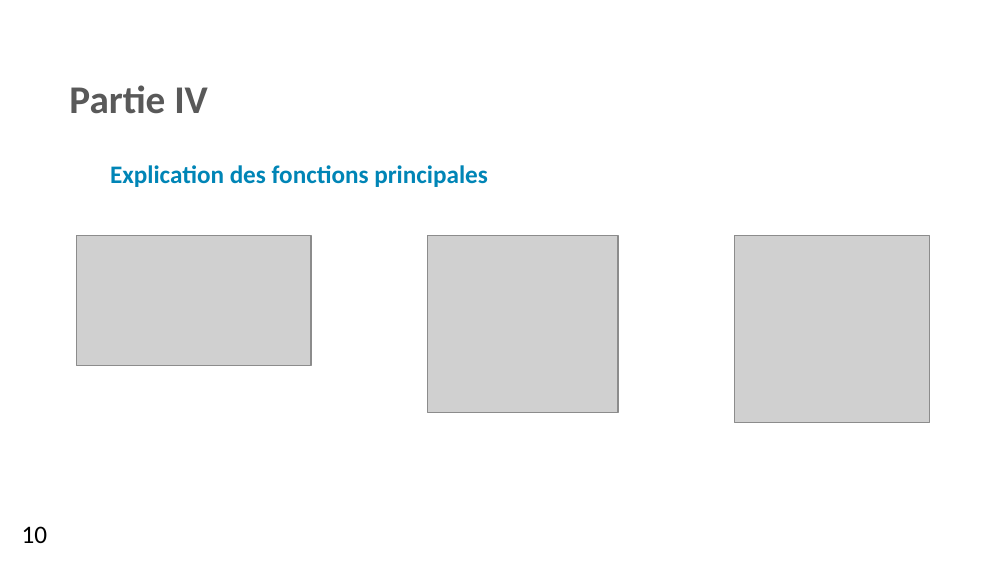
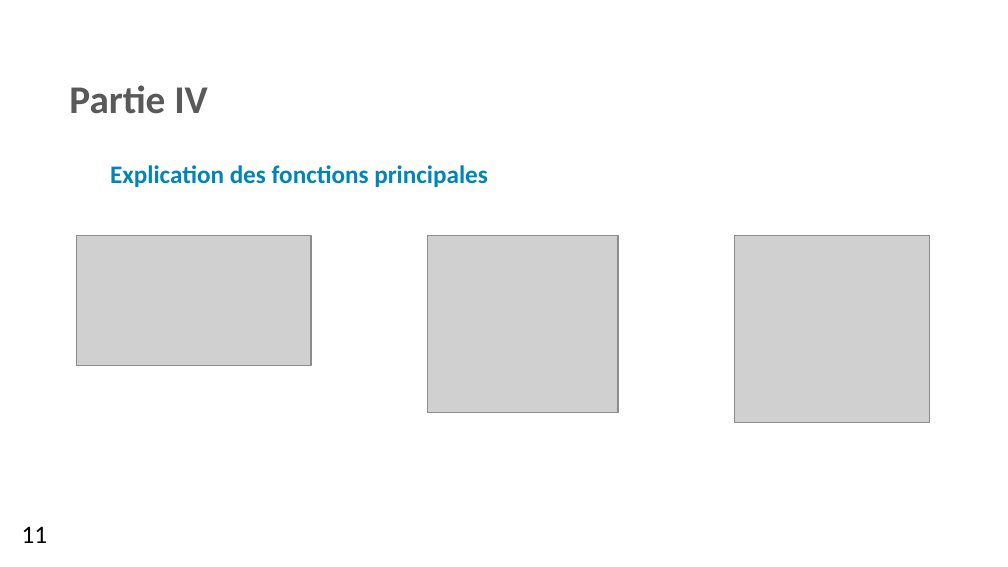
Before and after one commit to matmat201/Python_Project_M1, a slide deck: slide 11 of Présentation_Projet_Python.pptx (slide 10 before the commit). Drawn at 1008x567 pixels with LibreOffice and Linux fonts; fonts in the diff are those of the drawing; grey boxes stand for pictures; background and template pictures are left out. Boxes give left, top, right and bottom in pixels: in the first picture for what was removed or moved away, otherwise in the second. Text is boxed around its words. In the diff, an @@ line names an element or a change of style, - is before the commit and + after.

Commit message:
Final version

```diff
--- a/Présentation_Projet_Python.pptx
+++ b/Présentation_Projet_Python.pptx
@@ text at bbox=[22, 526, 48, 543]: text changed @@
-10
+11
```
Also in this commit, not shown: 2 other slides changed, 1 slide added.
